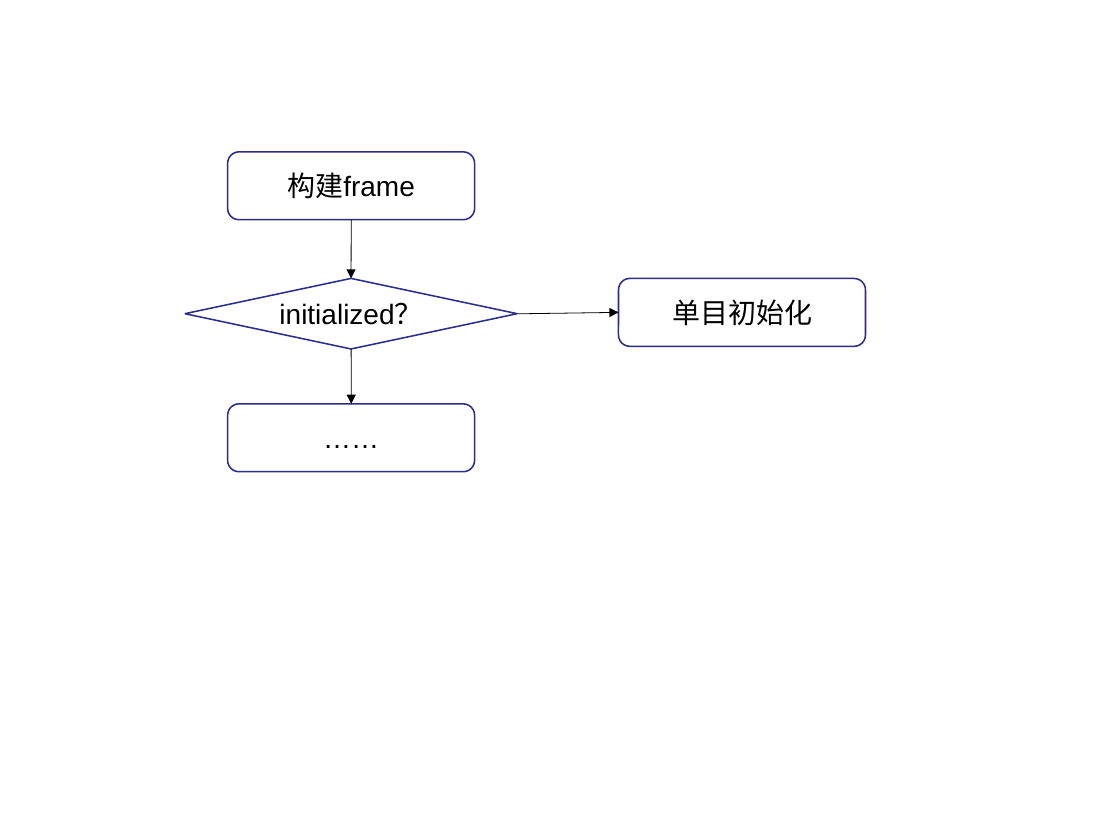
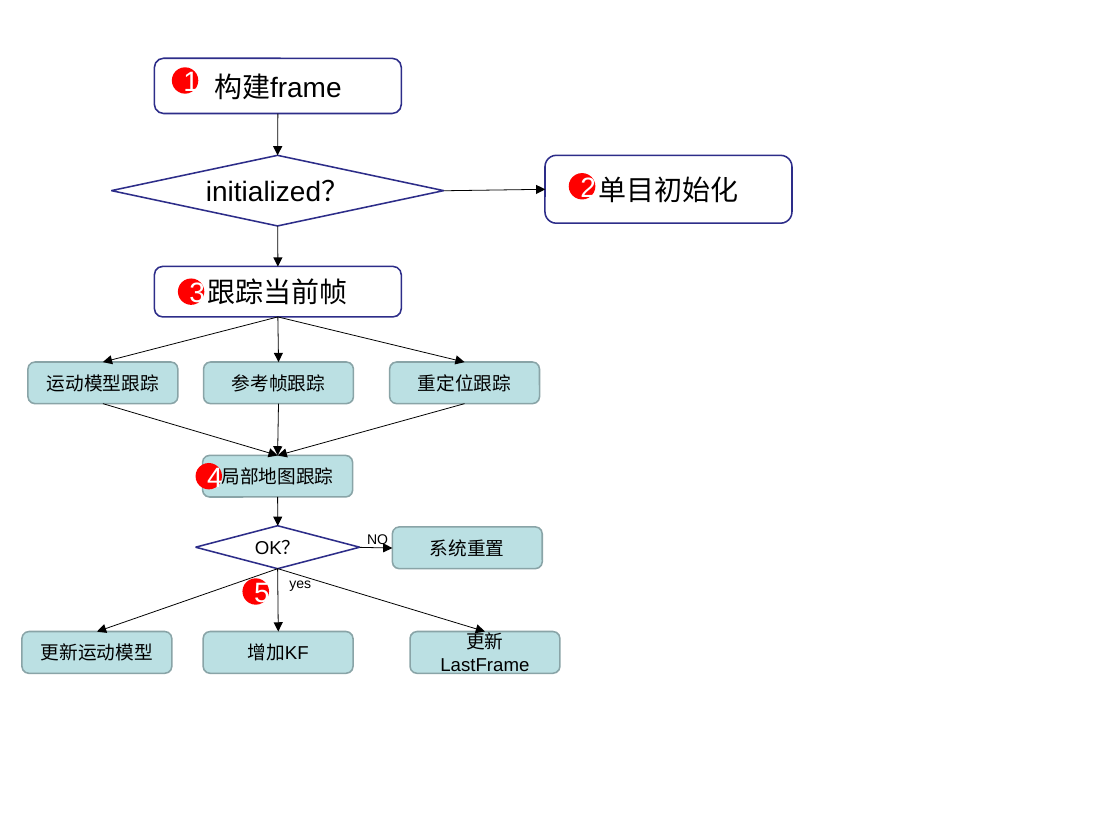
Before and after one commit to YANG1029young/ORBSLAM_NOTE, a slide deck: slide 1 of yang/hahaha.ppt. Drawn at 1120x840 pixels with LibreOffice and Linux fonts; fonts in the diff are those of the drawing. Boxes give left, top, right and bottom in pixels: in the first picture for what was removed or moved away, otherwise in the second. Text is boxed around its words. In the diff, an @@ line names an element or a change of style, - is before the commit and + after.

```diff
--- a/yang/hahaha.ppt
+++ b/yang/hahaha.ppt
@@ rounded rectangle "构建frame": place and size @@
-rounded rectangle "构建frame" at [227, 152, 474, 221]
+rounded rectangle "构建frame" at [155, 58, 402, 113]
@@ ellipse added at [171, 67, 198, 94], fill #FF0000, 18 pt, text #FFFFFF @@
+1
@@ arrow added from (278, 113) to (278, 156), #000000 0.51 pt @@
@@ ellipse added at [569, 174, 596, 200], fill #FF0000, 18 pt, text #FFFFFF @@
+2
@@ 1 rounded rectangle, 1 diamond, 1 arrow: place and size @@
-1 rounded rectangle, 1 diamond, 1 arrow at [185, 279, 866, 349]
+1 rounded rectangle, 1 diamond, 1 arrow at [111, 156, 793, 226]
@@ arrow moved from (352, 220) - (351, 279) to (278, 226) - (278, 267) @@
@@ rounded rectangle added at [155, 267, 402, 317], fill #FFFFFF, outline #2D2D89 0.99 pt, 18 pt, text #000000 @@
+跟踪当前帧
@@ ellipse added at [178, 279, 205, 306], fill #FF0000, 18 pt, text #FFFFFF @@
+3
@@ arrow added from (278, 317) to (103, 362), #000000 0.51 pt @@
@@ arrow added from (278, 317) to (279, 362), #000000 0.51 pt @@
@@ arrow added from (278, 317) to (465, 362), #000000 0.51 pt @@
@@ rounded rectangle added at [28, 362, 178, 403], fill #BBE0E3, outline #89A4A7 0.99 pt, 12 pt, text #000000 @@
+运动模型跟踪
@@ rounded rectangle added at [204, 362, 354, 403], fill #BBE0E3, outline #89A4A7 0.99 pt, 12 pt, text #000000 @@
+参考帧跟踪
@@ rounded rectangle added at [390, 362, 540, 403], fill #BBE0E3, outline #89A4A7 0.99 pt, 12 pt, text #000000 @@
+重定位跟踪
@@ arrow added from (103, 403) to (278, 456), #000000 0.51 pt @@
@@ rounded rectangle removed at [227, 404, 474, 473] @@
-……
@@ arrow moved from (352, 349) - (352, 404) to (279, 403) - (278, 456) @@
@@ arrow added from (465, 403) to (278, 456), #000000 0.51 pt @@
@@ ellipse added at [196, 463, 223, 489], fill #FF0000, 18 pt, text #FFFFFF @@
+4
@@ rounded rectangle added at [203, 456, 353, 497], fill #BBE0E3, outline #89A4A7 0.99 pt, 12 pt, text #000000 @@
+局部地图跟踪
@@ arrow added from (278, 497) to (278, 525), #000000 0.51 pt @@
@@ diamond added at [196, 525, 361, 568], fill #FFFFFF, outline #2D2D89 0.99 pt, 12 pt, text #000000 @@
+OK？
@@ text added at [367, 534, 388, 548], 9 pt, text #000000 @@
+NO
@@ rounded rectangle added at [392, 526, 542, 568], fill #BBE0E3, outline #89A4A7 0.99 pt, 12 pt, text #000000 @@
+系统重置
@@ arrow added from (278, 569) to (97, 632), #000000 0.51 pt @@
@@ arrow added from (278, 569) to (278, 632), #000000 0.51 pt @@
@@ arrow added from (278, 569) to (485, 632), #000000 0.51 pt @@
@@ arrow added from (360, 548) to (392, 548), #000000 0.51 pt @@
@@ ellipse added at [242, 578, 269, 605], fill #FF0000, 18 pt, text #FFFFFF @@
+5
@@ text added at [289, 577, 311, 591], 9 pt, text #000000 @@
+yes
@@ rounded rectangle added at [22, 632, 172, 673], fill #BBE0E3, outline #89A4A7 0.99 pt, 12 pt, text #000000 @@
+更新运动模型
@@ rounded rectangle added at [203, 632, 353, 673], fill #BBE0E3, outline #89A4A7 0.99 pt, 12 pt, text #000000 @@
+增加KF
@@ rounded rectangle added at [410, 632, 560, 673], fill #BBE0E3, outline #89A4A7 0.99 pt, 12 pt, text #000000 @@
+更新LastFrame
```
Also in this commit, not shown: 1 other slide changed.
